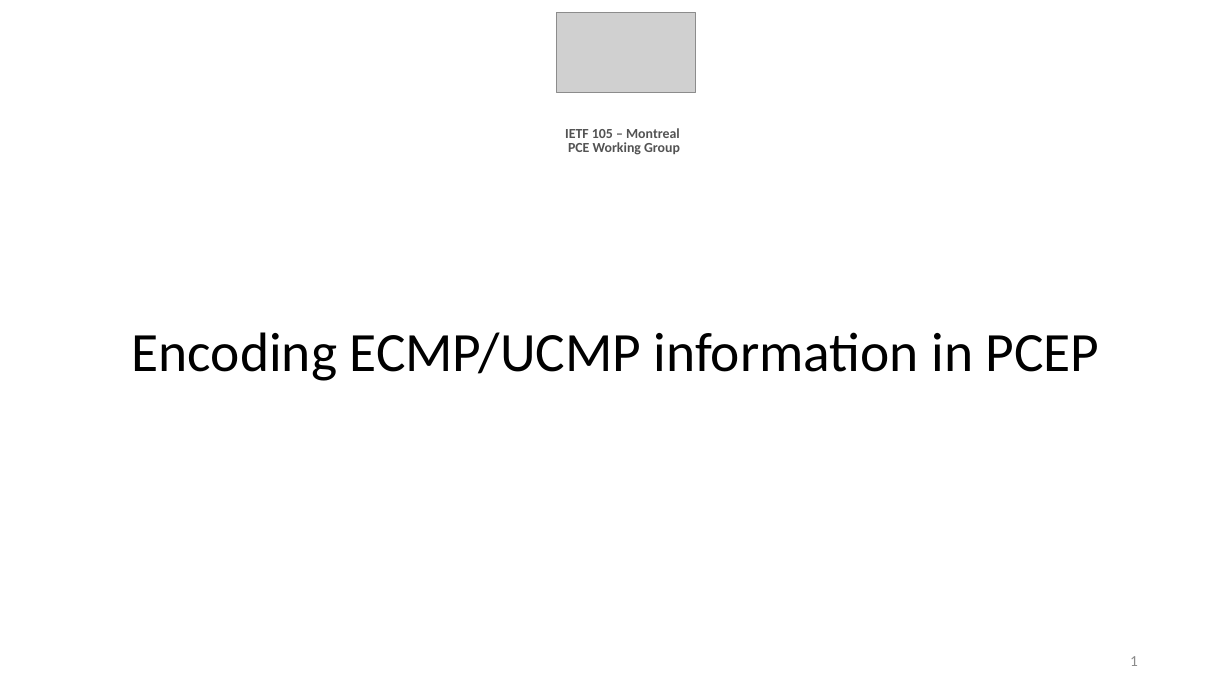
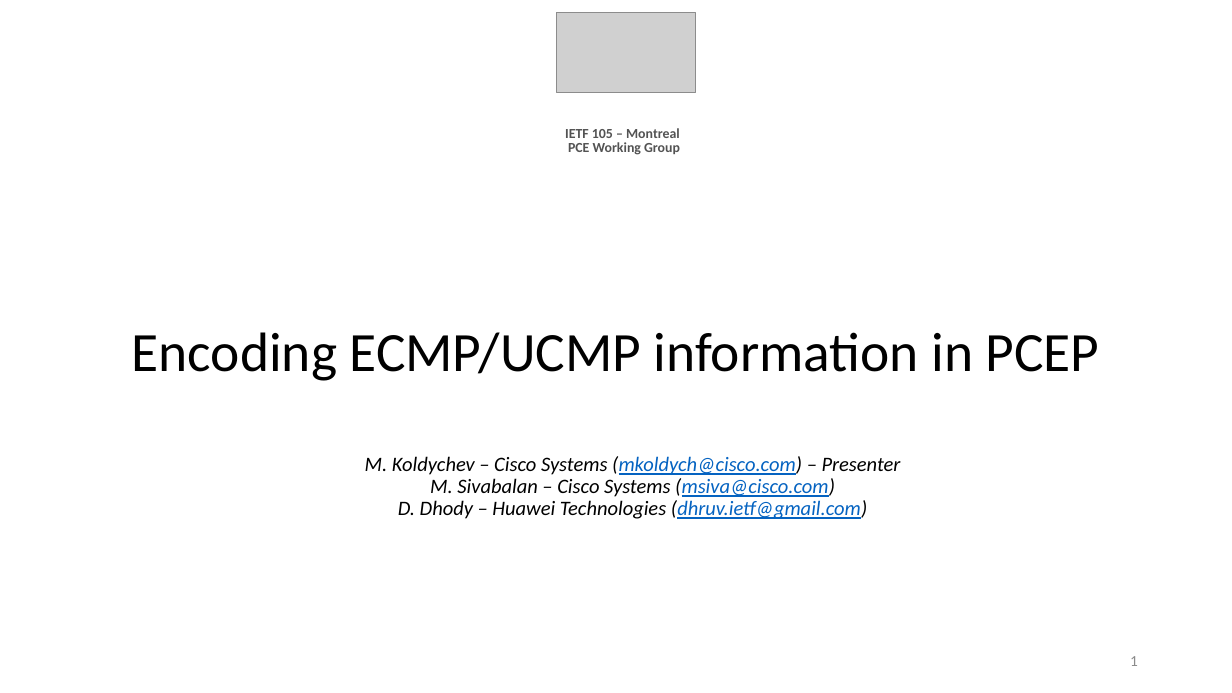
Before and after one commit to mkoldych-cisco/ietf105, a slide deck: slide 1 of pcep_multiple_ERO.pptx. Drawn at 1232x693 pixels with LibreOffice and Linux fonts; fonts in the diff are those of the drawing; grey boxes stand for pictures. Boxes give left, top, right and bottom in pixels: in the first picture for what was removed or moved away, otherwise in the second. Text is boxed around its words. In the diff, an @@ line names an element or a change of style, - is before the commit and + after.

```diff
--- a/pcep_multiple_ERO.pptx
+++ b/pcep_multiple_ERO.pptx
@@ subtitle added at box(365, 456, 901, 519), 16 pt, text #000000, italic @@
+M. Koldychev – Cisco Systems (mkoldych@cisco.com) – Presenter
+M. Sivabalan – Cisco Systems (msiva@cisco.com)
+D. Dhody – Huawei Technologies (dhruv.ietf@gmail.com)
```
Also in this commit, not shown: 9 other slides changed, 1 slide removed.
